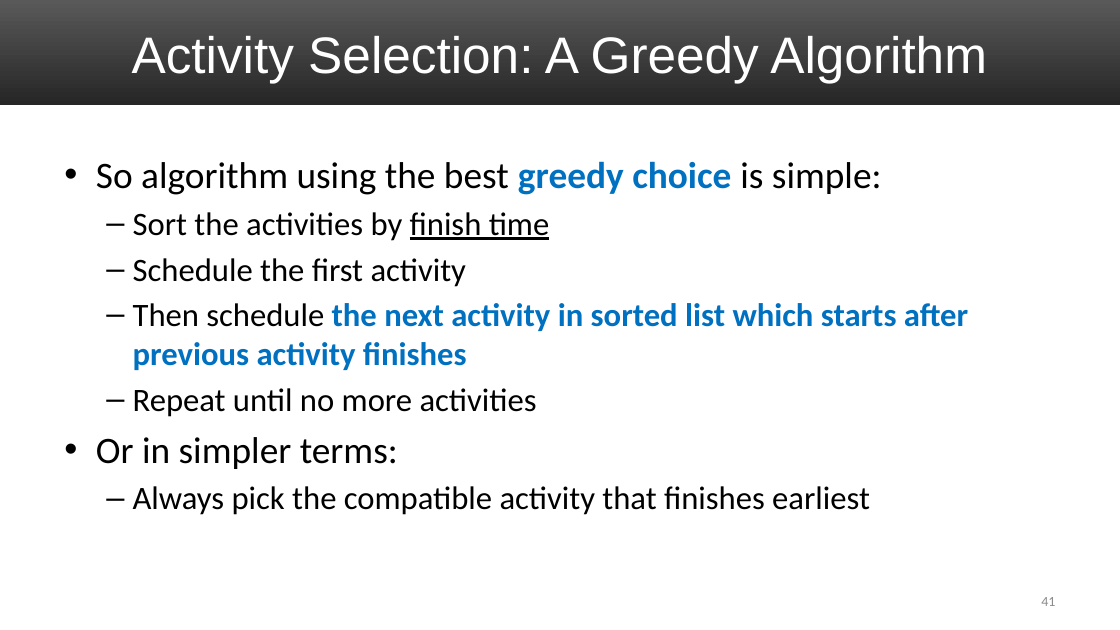
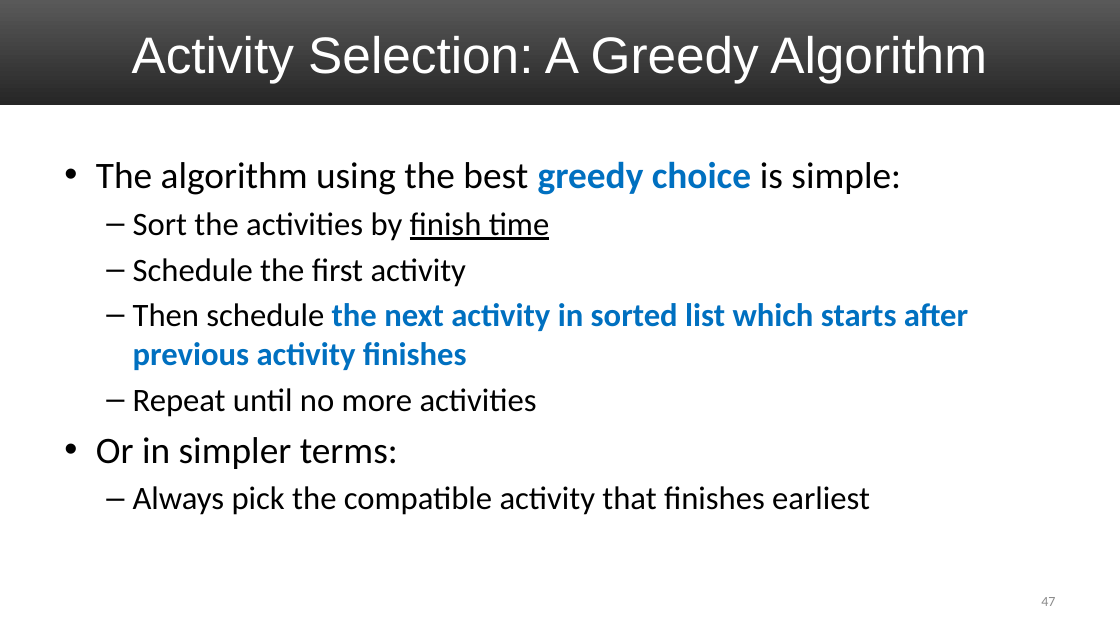
Before and after one commit to uva-cs/cs4102-f21, a slide deck: slide 47 of slides/GreedyAlgorithms_1.pptx (slide 41 before the commit). Drawn at 1120x630 pixels with LibreOffice and Linux fonts; fonts in the diff are those of the drawing. Boxes give left, top, right and bottom in pixels: in the first picture for what was removed or moved away, otherwise in the second. Text is boxed around its words. In the diff, an @@ line names an element or a change of style, - is before the commit and + after.

Commit message:
updates to first set of Greedy slides

```diff
--- a/slides/GreedyAlgorithms_1.pptx
+++ b/slides/GreedyAlgorithms_1.pptx
@@ text at (96, 161, 901, 195): text changed @@
-• So algorithm using the best greedy choice is simple:
+• The algorithm using the best greedy choice is simple:
@@ page number at (1041, 597, 1055, 606): text changed @@
-41
+47
```
Also in this commit, not shown: 3 other slides changed, 14 slides added, 4 other files.
